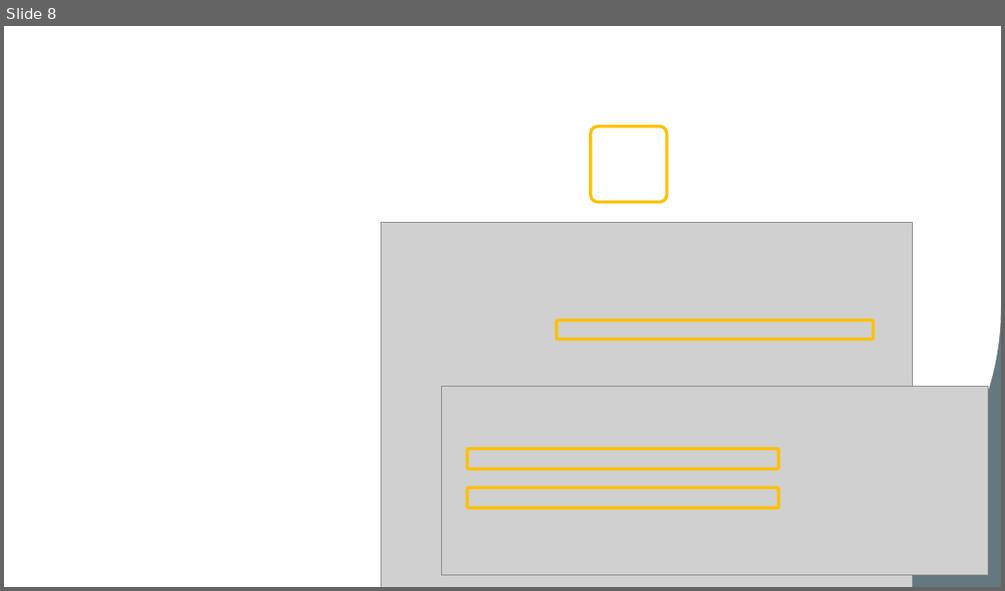
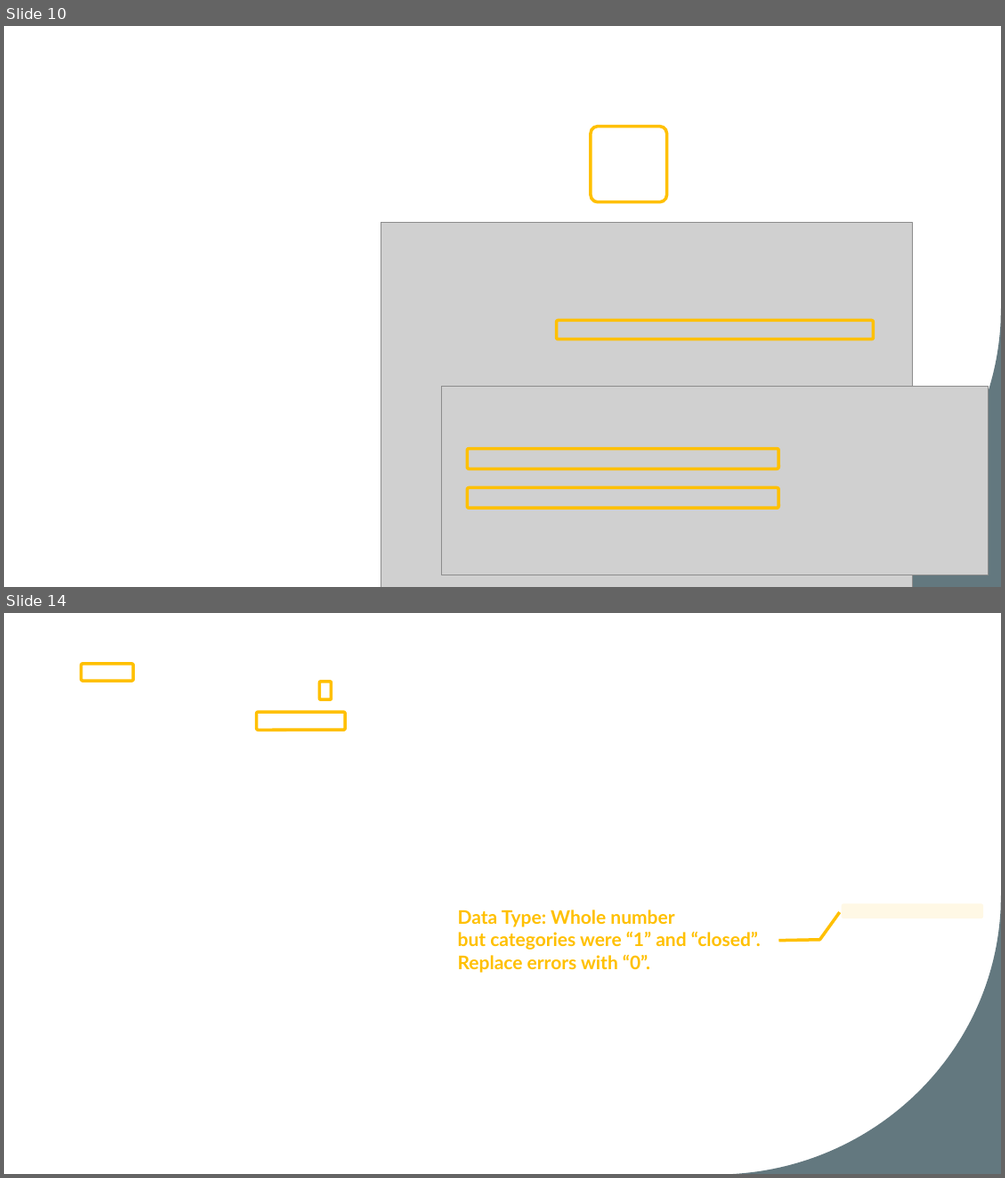
Before and after one commit to josephine-mckelvy/2025-CAH, a slide deck: 2025-06-30 CAH.pptx. Shown one above the other, each under a label of ours: slide 8 before the commit, slides 10 and 14 after it; the slides between them are not shown. The pictures are 1005x591 and 1005x1178 pixels, drawn with LibreOffice and Linux fonts; fonts in the diff are those of the drawing; grey boxes stand for pictures; background and template pictures are left out. Boxes give left, top, right and bottom in pixels: in the first picture for what was removed or moved away, otherwise in the second. Text is boxed around its words. In the diff, an @@ line names an element or a change of style, - is before the commit and + after.

Commit message:
chronicled loading, cleaning, and transforming/ merging data sets

```diff
--- a/2025-06-30 CAH.pptx
+++ b/2025-06-30 CAH.pptx
@@ slide 14 added at (4,613,1001,1174), background picture (left out); not listed: 1 template element that a slide beside it also shows @@
@@ group added at (81,664,984,977): 4 rounded rectangles, 1 callout @@
+Data Type: Whole number
+but categories were “1” and “closed”.
+Replace errors with “0”.
@@ what was slide 8 is now slide 10 @@
```
Also in this commit, not shown: 1 slide changed, 9 other slides added, 1 slide removed, 3 other files.
